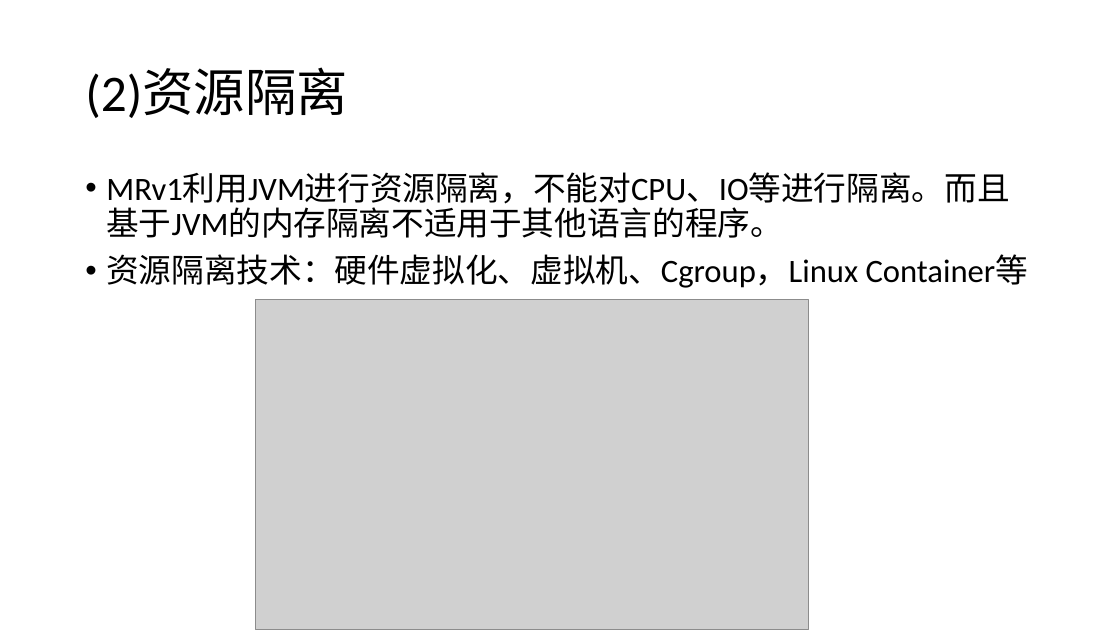
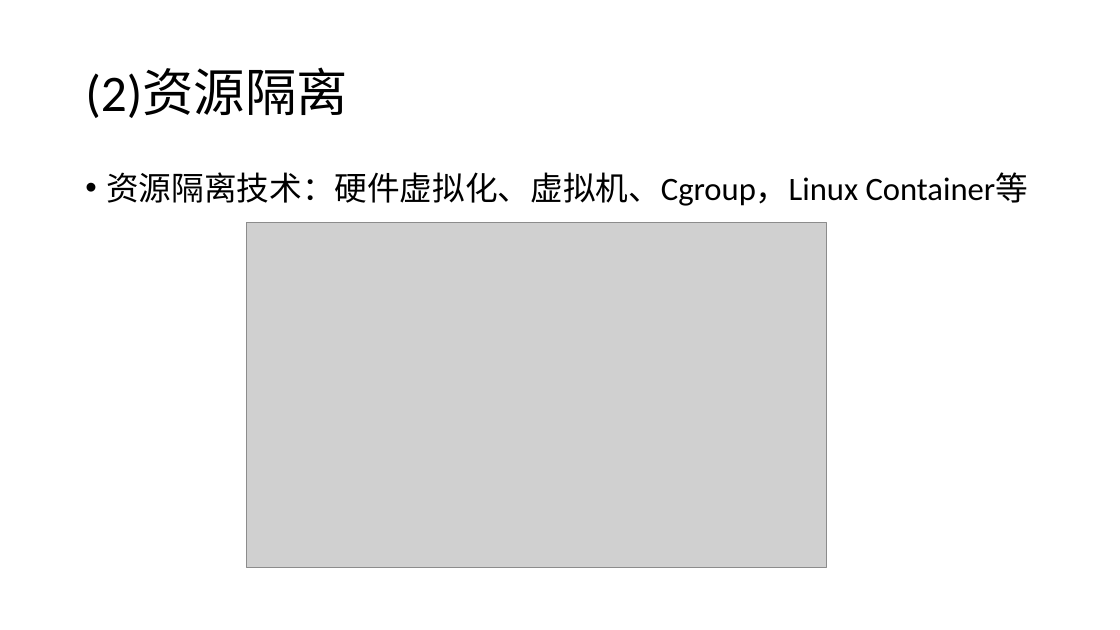
Before and after one commit to loull521/hadoop-yarn-src-read, a slide deck: slide 7 of ppt/Hadoop_2.4.1_YARN_source_code_read.pptx (slide 8 before the commit). Drawn at 1120x630 pixels with LibreOffice and Linux fonts; fonts in the diff are those of the drawing; grey boxes stand for pictures. Boxes give left, top, right and bottom in pixels: in the first picture for what was removed or moved away, otherwise in the second. Text is boxed around its words. In the diff, an @@ line names an element or a change of style, - is before the commit and + after.

```diff
--- a/ppt/Hadoop_2.4.1_YARN_source_code_read.pptx
+++ b/ppt/Hadoop_2.4.1_YARN_source_code_read.pptx
@@ text at [106,173,1009,238]: paragraph removed @@
-• MRv1利用JVM进行资源隔离，不能对CPU、IO等进行隔离。而且基于JVM的内存隔离不适用于其他语言的程序。
@@ picture: place and size @@
-picture at [255,300,809,629]
+picture at [246,223,827,568]
```
Also in this commit, not shown: 16 other slides changed, 4 slides added, 1 slide removed, 5 other files.
